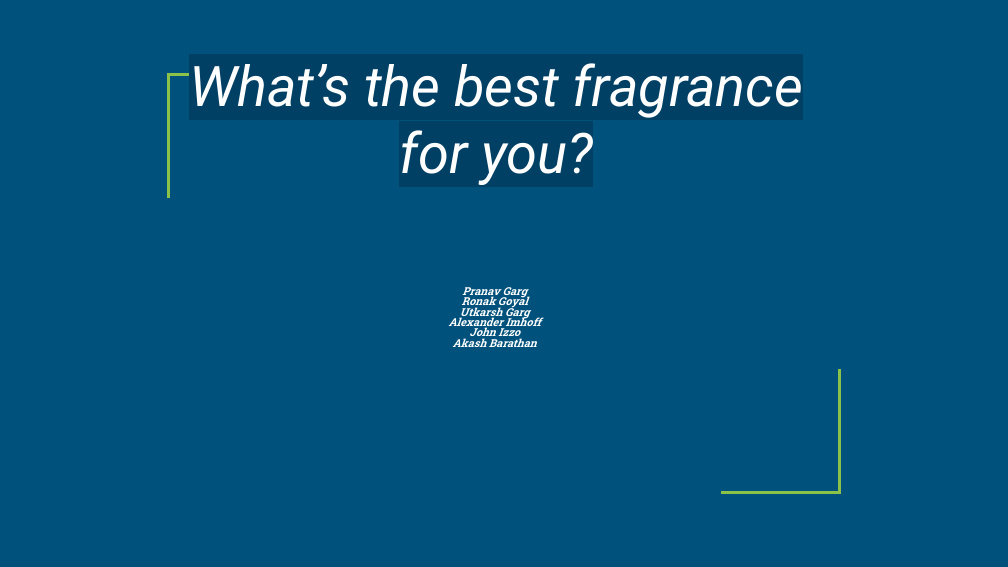
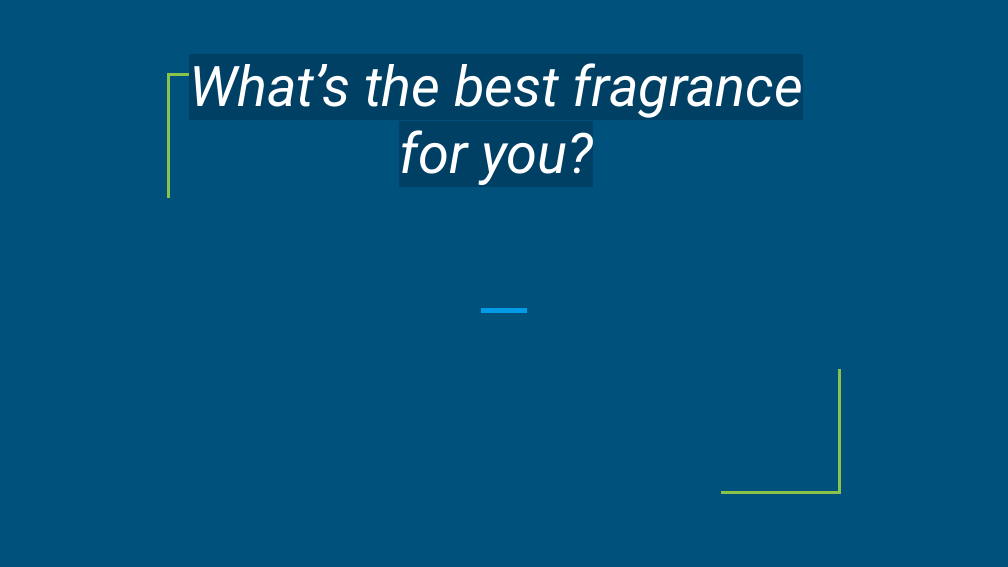
Before and after one commit to pranvgarg/Fragrances-Recommender-System, a slide deck: slide 1 of Fragrances Recommender System.pptx. Drawn at 1008x567 pixels with LibreOffice and Linux fonts; fonts in the diff are those of the drawing; background and template pictures are left out. Boxes give left, top, right and bottom in pixels: in the first picture for what was removed or moved away, otherwise in the second. Text is boxed around its words. In the diff, an @@ line names an element or a change of style, - is before the commit and + after.

```diff
--- a/Fragrances Recommender System.pptx
+++ b/Fragrances Recommender System.pptx
@@ subtitle removed at (449,287,541,347) @@
-Pranav Garg
-Ronak Goyal
-Utkarsh Garg
-Alexander Imhoff
-John Izzo
-Akash Barathan
@@ line added from (481, 310) to (527, 310), #039BE5 3 pt @@
```
Also in this commit, not shown: 3 other files.
